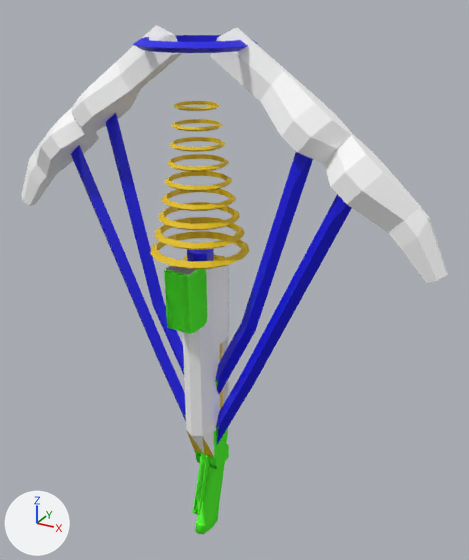
The Blender file devsrc/blender_files/jdeivid/ruina/v2/laser_cannon_v1.blend as it was, and as the next commit left it.
The view is the same before and after, from a 50 mm camera at (37.0, -57.1, 54.6) aimed at (2.6, 5.5, 23.4). Arrows for +X, +Y and +Z are at lower left; the lights stay in place. The first picture is the older version.

Names of what the first picture shows: 'laser_cannon_v1'.
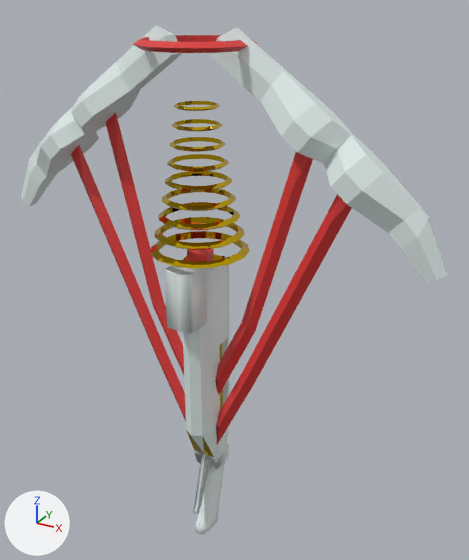
Changed parts and their boxes (x1, y1, x2, y2) in the pictures (469 x 560 px):
'laser_cannon_v1', surface changed, reshaped: (21, 26, 448, 534) in both
part 1 of me_c_ai_flamethrower, cut back: before (192, 428, 228, 530); after (193, 428, 228, 514)
part 2 of me_c_ai_flamethrower, reshaped: (164, 266, 197, 334) in both
part 3 of me_c_ai_flamethrower, recoloured: (164, 269, 229, 534) in both
part 4 of me_c_ai_flamethrower, recoloured: (71, 35, 352, 444) in both

Patch to the scene script:
```diff
--- a/devsrc/blender_files/jdeivid/ruina/v2/laser_cannon_v1.blend.py
+++ b/devsrc/blender_files/jdeivid/ruina/v2/laser_cannon_v1.blend.py
@@ img_c_invasion_wrangler_laser_png @@
+img_c_invasion_wrangler_laser_png = load_image('c_invasion_wrangler_laser.png', '../c_invasion_wrangler_laser.png', 16, 16, 'sRGB')
@@ img_painted_wood_01_png @@
+img_painted_wood_01_png = load_image('painted_wood_01.png', '../painted_wood_01.png', 512, 512, 'sRGB')
@@ mat_painted_wood_01 @@
 mat_painted_wood_01 = principled_material('painted_wood_01')
-mat_painted_wood_01.base_color = (1.0, 1.0, 1.0)  # white #ffffff
+mat_painted_wood_01.texture = img_painted_wood_01_png
@@ mat_c_invasion_wrangler_laser @@
+mat_c_invasion_wrangler_laser = principled_material('c_invasion_wrangler_laser')
+mat_c_invasion_wrangler_laser.texture = img_c_invasion_wrangler_laser_png  # with its transparency
@@ mat_gold_player @@
+mat_gold_player = principled_material('gold_player')
+mat_gold_player.base_color = (0.8, 0.536, 0.00273)  # yellow #e7c109
+mat_gold_player.metallic = 1.0
+mat_gold_player.roughness = 0.0
@@ me_c_ai_flamethrower @@
 # used by ob_laser_cannon_v1; location = (0.0, 0.0, 0.0)
-me_c_ai_flamethrower.from_pydata(...)  # 605 vertices, 672 faces, 2 loose edges; spans x -27.3..1.9, y -4.3..8.3, z -13.2..51.7
-me_c_ai_flamethrower.materials.append(mat_c_frying_pan_gold_001)  # yellow #e7c109
+me_c_ai_flamethrower.from_pydata(...)  # 552 vertices, 549 faces, 2 loose edges; spans x -27.3..0.0, y -4.3..8.3, z -13.2..51.7
+# me_c_ai_flamethrower part 1
+# 58 vertices are removed from x -1.6..1.5, y -0.8..6.2, z -13.2..-0.8
+# 137 faces are deleted
+# 6 vertices are added at (0.0, 3.8, -13.0), (0.0, 4.0, -11.7), (0.0, 6.1, -3.5), (-0.4, 2.6, -3.1), (-0.7, 2.3, -3.2), (-1.6, 2.0, -1.6)
+# 15 new vertices lie (0.4, 0.0, 0.0) away from vertices in x -0.4, y -0.8..3.3, z -13.2..-1.0
+# 4 new faces join them, mat_gold_player (yellow #e7c109)
+# 35 new faces join them, mat_painted_wood_01 (picture img_painted_wood_01_png)
+# me_c_ai_flamethrower part 2
+# 28 vertices are removed from x -1.6..1.9, y -3.1..0.3, z 19.7..27.0
+# 39 faces are deleted
+# 4 vertices are added at (0.0, -3.1, 26.8), (0.0, -2.7, 19.7), (0.0, -2.8, 27.0), (0.0, -3.0, 19.8)
+# 8 new vertices lie (1.6, 0.0, 0.0) away from vertices in x -1.6, y -2.3..0.3, z 19.7..27.0
+# 14 new faces join them, mat_painted_wood_01 (picture img_painted_wood_01_png)
+# me_c_ai_flamethrower part 3: 95 faces spanning x -1.9..0.0, y -3.1..6.2, z -13.2..27.0 switch from mat_c_ai_flamethrower (green #58fc37) to mat_painted_wood_01 (picture img_painted_wood_01_png)
+# me_c_ai_flamethrower part 4: 87 faces spanning x -18.6..0.0, y -4.3..8.3, z 1.0..50.6 switch from mat_blue_001 (blue #0a05e7) to mat_c_invasion_wrangler_laser (picture img_c_invasion_wrangler_laser_png)
+me_c_ai_flamethrower.materials.append(mat_gold_player)  # yellow #e7c109
```
